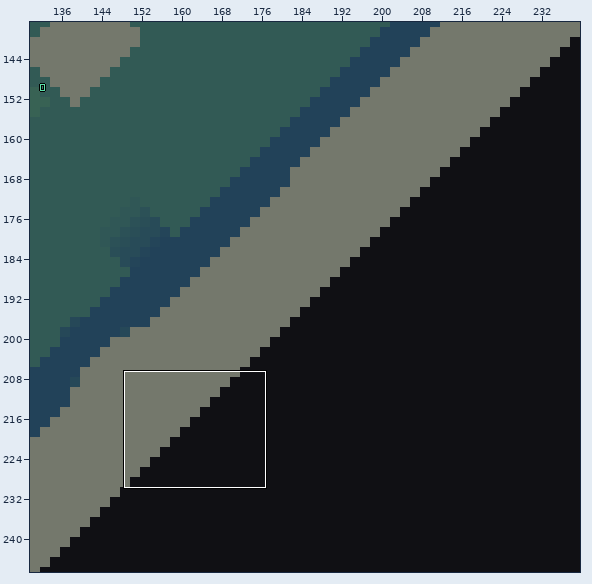
Level history. LDtk project: game/content/maps/world.ldtk. Above, an overview of the earlier version with the close-up marked.
Close-up. Earlier state:
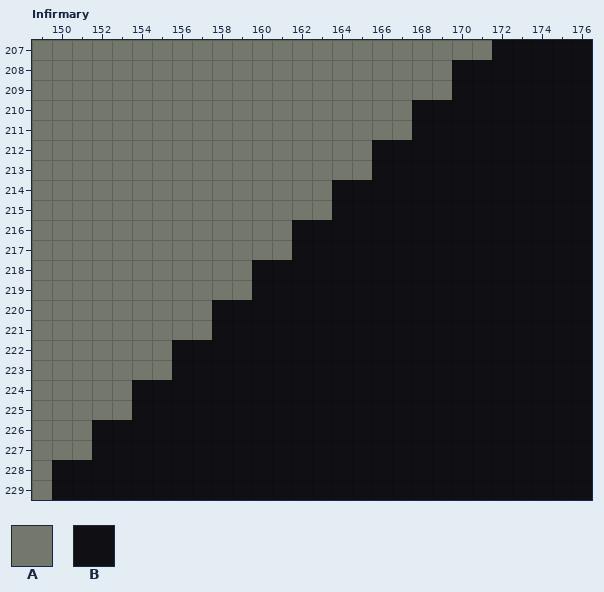
Cells are 10x10 px. Shown: Infirmary x 149..176, y 207..229. The commit also changed other parts of the map, which this record leaves out. The old version is drawn lined up with the new one.
Key: from "Terrain": A 1 "rock", B 2 "void".
_ is an empty cell.
Layers that did not change in this view are not listed.
Layer "Terrain" before, first column x 149:
207 AAAAAAAAAAAAAAAAAAAAAAABBBBB
208 AAAAAAAAAAAAAAAAAAAAABBBBBBB
209 AAAAAAAAAAAAAAAAAAAAABBBBBBB
210 AAAAAAAAAAAAAAAAAAABBBBBBBBB
211 AAAAAAAAAAAAAAAAAAABBBBBBBBB
212 AAAAAAAAAAAAAAAAABBBBBBBBBBB
213 AAAAAAAAAAAAAAAAABBBBBBBBBBB
214 AAAAAAAAAAAAAAABBBBBBBBBBBBB
215 AAAAAAAAAAAAAAABBBBBBBBBBBBB
216 AAAAAAAAAAAAABBBBBBBBBBBBBBB
217 AAAAAAAAAAAAABBBBBBBBBBBBBBB
218 AAAAAAAAAAABBBBBBBBBBBBBBBBB
219 AAAAAAAAAAABBBBBBBBBBBBBBBBB
220 AAAAAAAAABBBBBBBBBBBBBBBBBBB
221 AAAAAAAAABBBBBBBBBBBBBBBBBBB
222 AAAAAAABBBBBBBBBBBBBBBBBBBBB
223 AAAAAAABBBBBBBBBBBBBBBBBBBBB
224 AAAAABBBBBBBBBBBBBBBBBBBBBBB
225 AAAAABBBBBBBBBBBBBBBBBBBBBBB
226 AAABBBBBBBBBBBBBBBBBBBBBBBBB
227 AAABBBBBBBBBBBBBBBBBBBBBBBBB
228 ABBBBBBBBBBBBBBBBBBBBBBBBBBB
229 ABBBBBBBBBBBBBBBBBBBBBBBBBBB
New version:
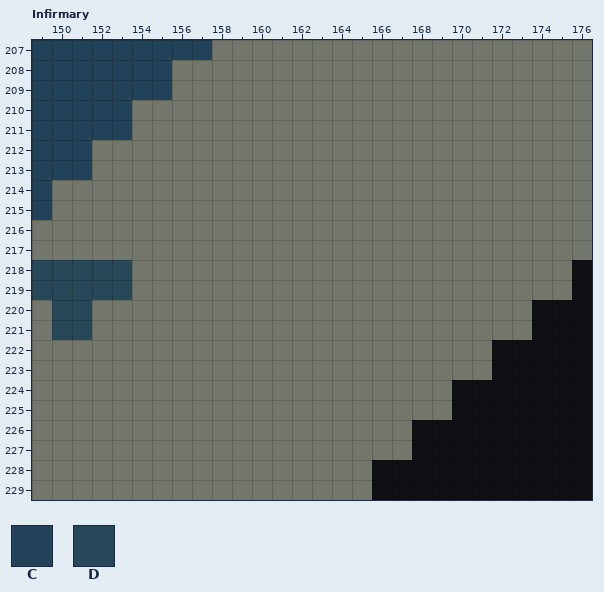
Further tiles: from "Height": C 2 "t2", D 4 "t4".
Diff:
map size 284x286 -> 294x294 cells
Layer "Height":
The author put tile C in row 207 at x 149 to 151; in rows 208 to 209 at x 149.
The author put tile C in row 207 at x 152 to 157; in rows 208 to 209 at x 150 to 155; in rows 210 to 211 at x 149 to 153; in rows 212 to 213 at x 149 to 151; in rows 214 to 215 at x 149.
The author put tile D in rows 218 to 219 at x 149 to 153; in rows 220 to 221 at x 150 to 151.
Layer "Terrain":
Tile B becomes tile A in row 207 at x 172 to 176; in rows 208 to 209 at x 170 to 176; in rows 210 to 211 at x 168 to 176; in rows 212 to 213 at x 166 to 176; in rows 214 to 215 at x 164 to 176; in rows 216 to 217 at x 162 to 176.
Tile B becomes tile A in rows 218 to 219 at x 160 to 175; in rows 220 to 221 at x 158 to 173; in rows 222 to 223 at x 156 to 171; in rows 224 to 225 at x 154 to 169; in rows 226 to 227 at x 152 to 167; in rows 228 to 229 at x 150 to 165.
The edit erases tile A in row 207 at x 149 to 157; in rows 208 to 209 at x 149 to 155; in rows 210 to 211 at x 149 to 153; in rows 212 to 213 at x 149 to 151; in rows 214 to 215 at x 149; in rows 218 to 219 at x 149 to 153.
The edit erases tile A in rows 220 to 221 at x 150 to 151.
Where, in picture pixels (left, top, right, bottom), the same in both close-ups:
changed: (32, 40, 592, 500)
